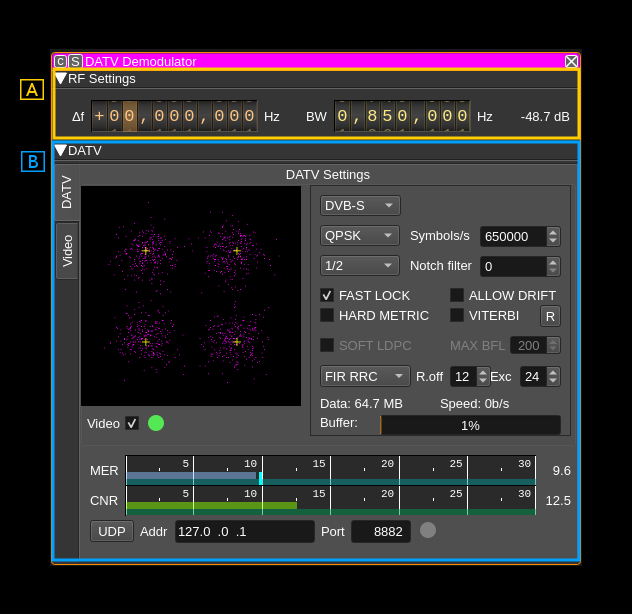
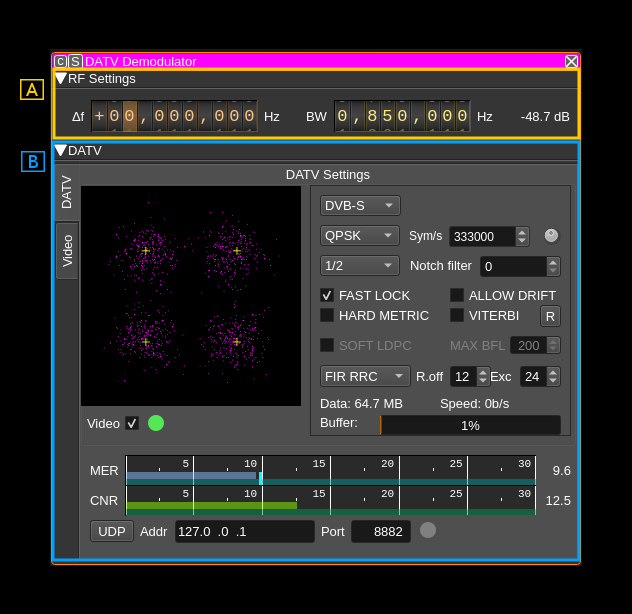
Before/after of a 632×614 layered artwork. What changed in the layer stack:
added layer "Pasted Layer #1" above "Patch_02" over (409, 226, 561, 247)
